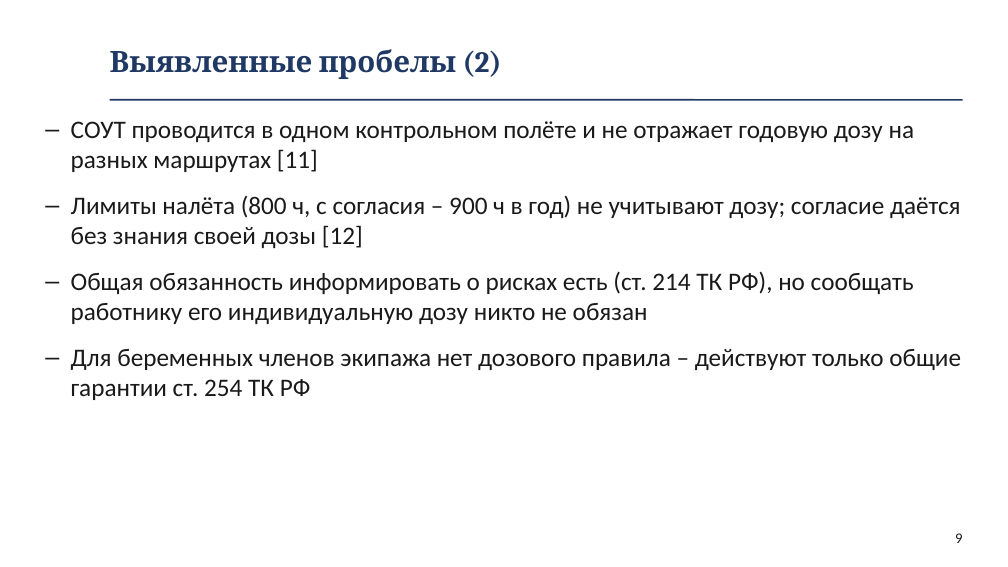
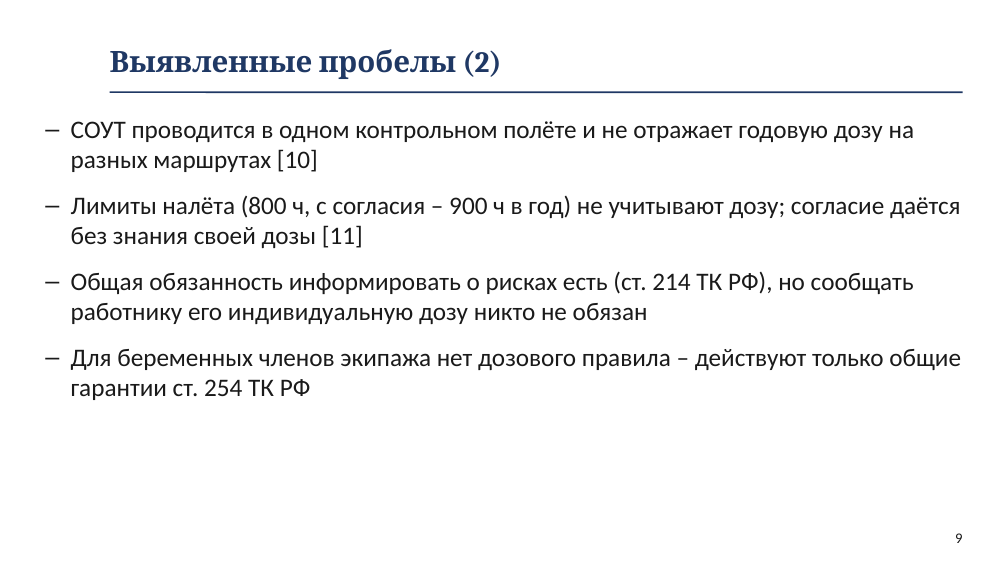
Before and after one commit to fintipluh1/rexy, a slide deck: slide 9 of Доклад_красивый.pptx. Drawn at 1008x567 pixels with LibreOffice and Linux fonts; fonts in the diff are those of the drawing; background and template pictures are left out. Boxes give left, top, right and bottom in pixels: in the first picture for what was removed or moved away, otherwise in the second. Text is boxed around its words. In the diff, an @@ line names an element or a change of style, - is before the commit and + after.

```diff
--- a/Доклад_красивый.pptx
+++ b/Доклад_красивый.pptx
@@ line moved from (110, 100) - (963, 100) to (110, 92) - (963, 92) @@
@@ text at (71, 121, 961, 248): text changed @@
-– СОУТ проводится в одном контрольном полёте и не отражает годовую дозу на разных маршрутах [11]
-– Лимиты налёта (800 ч, с согласия – 900 ч в год) не учитывают дозу; согласие даётся без знания своей дозы [12]
+– СОУТ проводится в одном контрольном полёте и не отражает годовую дозу на разных маршрутах [10]
+– Лимиты налёта (800 ч, с согласия – 900 ч в год) не учитывают дозу; согласие даётся без знания своей дозы [11]
```
Also in this commit, not shown: 13 other slides changed, 3 other files.
